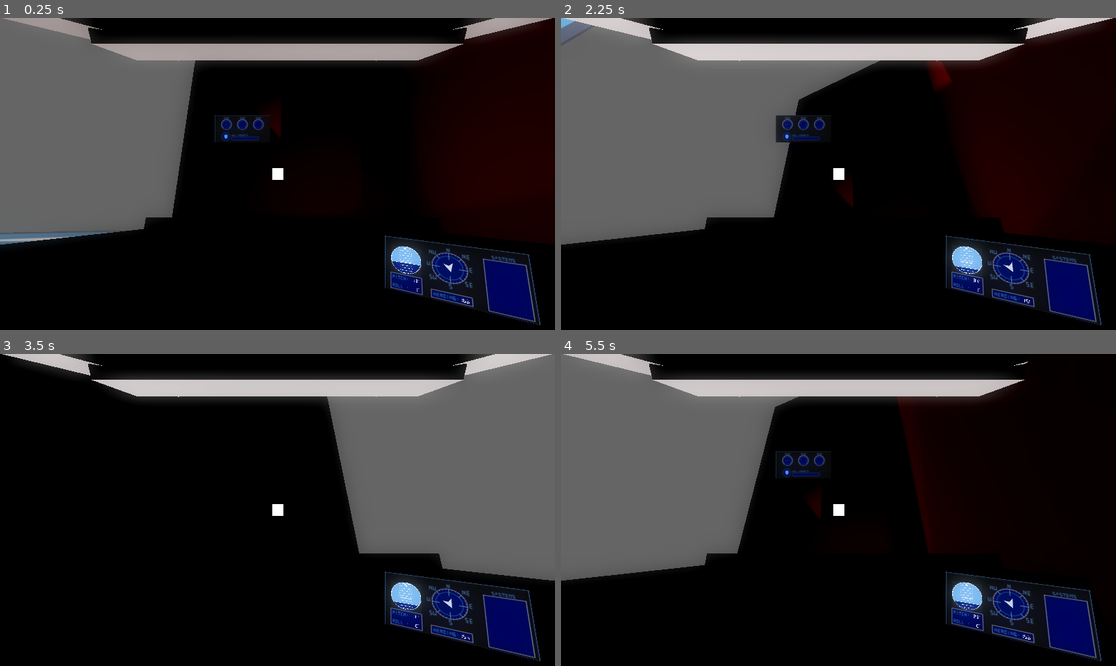
Above: before the commit, frames 1-4 (two rows, left to right).
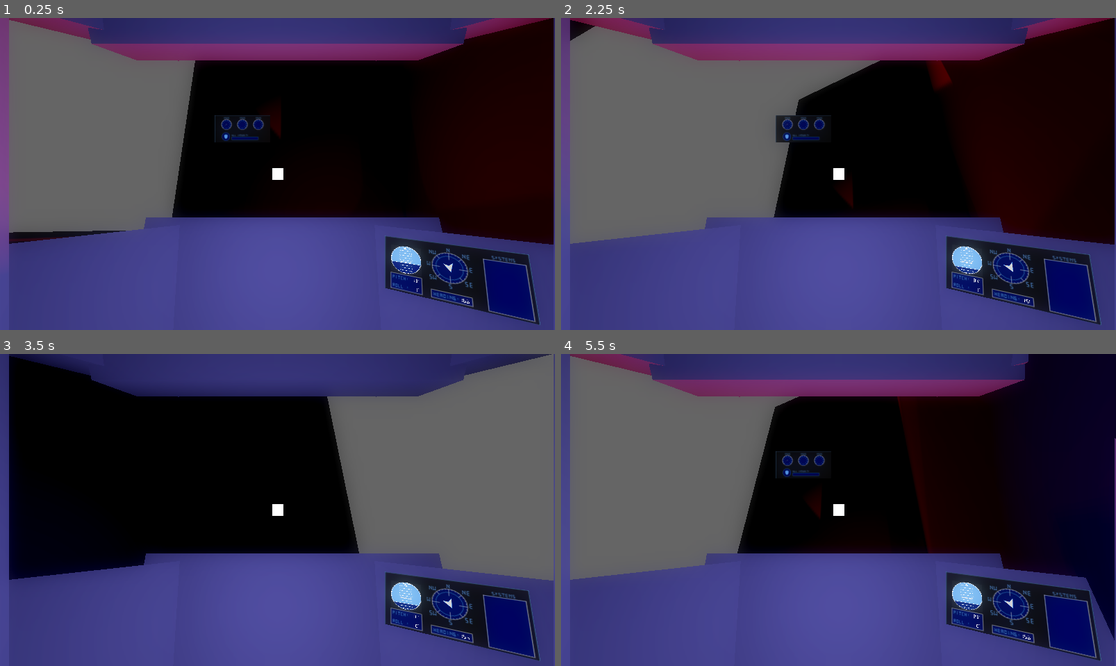
Above: after the commit, the same moments.

Repository: LitheFulminare/Abyssal-Cleaner
Game: Godot game, scene res://Prototyping/Test scene.tscn
Two runs of this game, one before a commit and one after it. Both use one fixed random seed, a clock stepped at 60 frames per second and the inputs below. The engine's default icon, where the game draws it, is replaced by a stand-in: a white triangle on a blue panel in a dark square.
Inputs (mouse positions are in pixels of both pictures, inside the frame that each line leads up to):
- Up to frame 1 (0.25 s): no input
- Up to frame 2 (2.25 s): move the mouse to (960, 158) at 0.52 s; hold D (Right) 0.53-1.28 s; move the mouse to (727, 189) at 1.27 s; hold S (Backwards) 1.28-2.03 s; move the mouse to (894, 105) at 2.02 s; hold D (Right) from 2.03 s (still down)
- Up to frame 3 (3.5 s): move the mouse to (249, 572) at 2.77 s; release D (Right) at 2.78 s; hold W (Forward) from 2.78 s (still down)
- Up to frame 4 (5.5 s): move the mouse to (1005, 556) at 3.52 s; release W (Forward) at 3.53 s; hold A (Left) 3.53-5.03 s; move the mouse to (672, 463) at 4.27 s; move the mouse to (866, 510) at 5.02 s; hold S (Backwards) from 5.03 s (still down)

The runs differ from the first frame. In frame 1, 40% of the frame differs, in the area x 0-100%, y 0-100%; in frame 2, 40%; in frame 3, 41%; in frame 4, 48%.

Commit message:
placeholder submarine model

Diff:
--- a/abyssal-cleaner-3d/Player/submarine.tscn
+++ b/abyssal-cleaner-3d/Player/submarine.tscn
@@ -4,8 +4,12 @@
 [ext_resource type="PackedScene" uid="uid://csh3st7qcjppx" path="res://Player/Submarine_HUD.tscn" id="2_k4f85"]
 [ext_resource type="PackedScene" uid="uid://ba7gkhwyineqm" path="res://Player/Screens/Left Screen/left_screen.tscn" id="3_fjnjb"]
 [ext_resource type="PackedScene" uid="uid://r375g63wj4kf" path="res://Player/Screens/Orientation/orientation_screen.tscn" id="3_qvldv"]
+[ext_resource type="Texture2D" uid="uid://cu7bnq3gxj1fi" path="res://icon.svg" id="5_lp6rj"]
 
 [sub_resource type="StandardMaterial3D" id="StandardMaterial3D_fjnjb"]
+rim = 0.1
+rim_texture = ExtResource("5_lp6rj")
+stencil_flags = 2
 
 [node name="Submarine" type="CharacterBody3D" unique_id=478321623 node_paths=PackedStringArray("orientationScreen", "left_screen")]
 transform = Transform3D(1, 0, 0, 0, 0.99999994, 0, 0, 0, 0.99999994, 0, 0, 0)
@@ -27,36 +31,72 @@
 transform = Transform3D(1, 0, 0, 0, 1, 0, 0, 0, 1, 0, 0.14858024, 0.16765696)
 
 [node name="Floor" type="CSGBox3D" parent="." unique_id=291406200]
-transform = Transform3D(1, 0, 0, 0, 0.99999046, 0, 0, 0, 0.99999046, 0, -0.4162597, 0)
-size = Vector3(1, 0.16748047, 1)
+transform = Transform3D(1, 0, 0, 0, 0.99998134, 0, 0, 0, 0.99998134, 0, -0.4162596, 0.6154106)
+gi_mode = 2
+size = Vector3(1, 0.16748047, 2.230835)
+material = SubResource("StandardMaterial3D_fjnjb")
+
+[node name="Floor2" type="CSGBox3D" parent="." unique_id=824372673]
+transform = Transform3D(1, 0, 0, 0, 0.9999817, 0, 0, 0, 0.9999817, 0, 0.7285005, 0.5914851)
+gi_mode = 2
+size = Vector3(1, 0.16748047, 2.1829834)
+material = SubResource("StandardMaterial3D_fjnjb")
+
+[node name="Floor3" type="CSGBox3D" parent="." unique_id=208267965]
+transform = Transform3D(-4.371139e-08, -0.9999847, 0, 0.9999996, -4.37107e-08, 0, 0, 0, 0.99998426, 0.5552753, 0.23060887, 0.7867623)
+gi_mode = 2
+size = Vector3(1.25, 0.16748047, 1.9326172)
+material = SubResource("StandardMaterial3D_fjnjb")
+
+[node name="Floor5" type="CSGBox3D" parent="." unique_id=1502853942]
+transform = Transform3D(5.4633972e-15, 4.3710717e-08, -0.9999842, 0.9999938, -4.3710358e-08, 0, -4.3711047e-08, -0.99997896, -4.3710358e-08, 0, 0.236, 1.724)
+gi_mode = 2
+size = Vector3(1.36, 0.167, 1.128)
+material = SubResource("StandardMaterial3D_fjnjb")
+
+[node name="Floor4" type="CSGBox3D" parent="." unique_id=1540565592]
+transform = Transform3D(-4.371139e-08, -0.9999847, 0, 0.99999946, -4.3710692e-08, 0, 0, 0, 0.99998415, -0.54240483, 0.23060887, 0.7867622)
+gi_mode = 2
+size = Vector3(1.25, 0.16748047, 1.9326172)
 material = SubResource("StandardMaterial3D_fjnjb")
 
 [node name="Front Panel" type="CSGBox3D" parent="." unique_id=1972463630]
 transform = Transform3D(1, 0, 0, 0, 0.9559841, 0.29333094, 0, -0.29333094, 0.9559841, 0.046561524, -0.2032668, -0.49249876)
+gi_mode = 2
 size = Vector3(0.90966797, 0.39819336, 0.18359375)
 material = SubResource("StandardMaterial3D_fjnjb")
 
 [node name="Front Panel5" type="CSGBox3D" parent="." unique_id=176812037]
 transform = Transform3D(1, 0, 0, 0, 0.95577496, -0.29403478, 0, 0.29403478, 0.95577496, 0, 0.7156278, -0.40819898)
+gi_mode = 2
 size = Vector3(1, 0.39819336, 0.18359375)
 material = SubResource("StandardMaterial3D_fjnjb")
 
 [node name="Right Panel" type="CSGBox3D" parent="." unique_id=1935539472]
 transform = Transform3D(0.8752029, 0.14189889, -0.46245962, 0, 0.9559709, 0.29332432, 0.48375294, -0.25671792, 0.8366677, 0.58998966, -0.2254487, -0.32850558)
+gi_mode = 2
 size = Vector3(0.6479492, 0.39819336, 0.18359375)
 material = SubResource("StandardMaterial3D_fjnjb")
 
 [node name="Front Panel6" type="CSGBox3D" parent="." unique_id=993097510]
 transform = Transform3D(0.87546325, -0.14209878, -0.4618996, 0, 0.9557545, -0.29402864, 0.4832816, 0.25741148, 0.8367297, 0.59, 0.746, -0.329)
+gi_mode = 2
 size = Vector3(0.6479492, 0.39819336, 0.18359375)
 material = SubResource("StandardMaterial3D_fjnjb")
 
 [node name="Front Panel3" type="CSGBox3D" parent="." unique_id=344636657]
 transform = Transform3D(0.87546325, -0.1420988, 0.46189967, 0, 0.95575464, 0.2940287, -0.4832816, -0.25741154, 0.8367298, -0.5922287, -0.2254487, -0.32850558)
+gi_mode = 2
 size = Vector3(0.6479492, 0.39819336, 0.18359375)
 material = SubResource("StandardMaterial3D_fjnjb")
 
 [node name="Front Panel4" type="CSGBox3D" parent="." unique_id=1531444582]
 transform = Transform3D(0.87546325, 0.14209878, 0.46189964, 0, 0.9557543, -0.29402855, -0.4832815, 0.25741136, 0.83672947, -0.592, 0.74618787, -0.3289999)
+gi_mode = 2
 size = Vector3(0.6479492, 0.39819336, 0.18359375)
 material = SubResource("StandardMaterial3D_fjnjb")
+
+[node name="OmniLight3D" type="OmniLight3D" parent="." unique_id=596819597]
+light_color = Color(0.48156738, 0.46484375, 1, 1)
+light_energy = 0.1
+omni_range = 1.2695259
--- a/abyssal-cleaner-3d/Prototyping/Test scene.tscn
+++ b/abyssal-cleaner-3d/Prototyping/Test scene.tscn
@@ -64,12 +64,14 @@
 material_override = SubResource("StandardMaterial3D_634l0")
 size = Vector3(1.2824173, 184.91476, 27.594177)
 
-[node name="DirectionalLight3D" type="DirectionalLight3D" parent="." unique_id=1984013795]
+[node name="(Editor) DirectionalLight" type="DirectionalLight3D" parent="." unique_id=1984013795]
 transform = Transform3D(1, 0, 0, 0, -0.96057564, 0.27801886, 0, -0.27801886, -0.96057564, 0, 0.77537215, 0)
+editor_only = true
 
 [node name="OmniLight3D" type="OmniLight3D" parent="." unique_id=1733991001]
 transform = Transform3D(1, 0, 0, 0, 1, 0, 0, 0, 1, 0, 7, -10)
 light_color = Color(1, 0, 0, 1)
+shadow_enabled = true
 omni_range = 23.0
 
 [node name="WorldEnvironment" type="WorldEnvironment" parent="." unique_id=1386287149]
